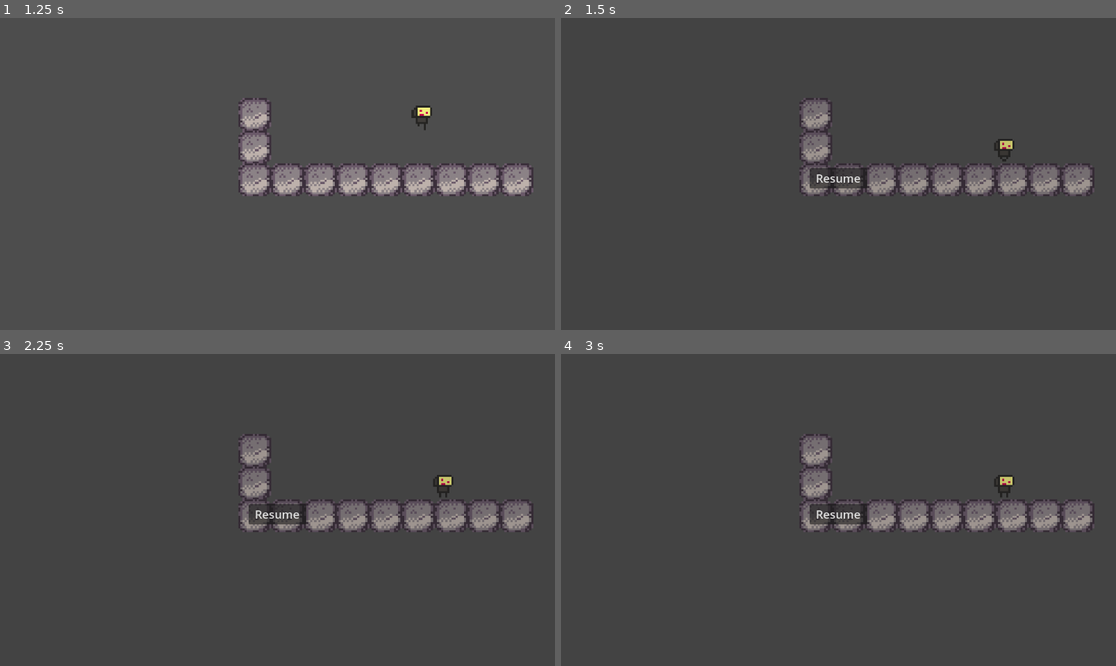
Above: before the commit, frames 1-4 (two rows, left to right).
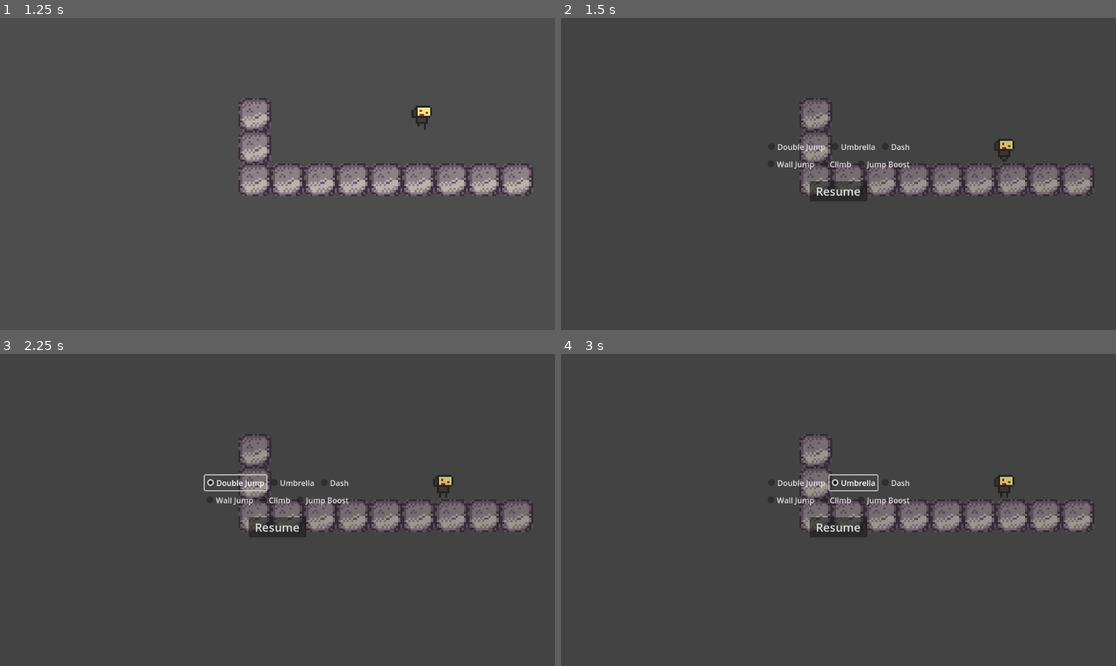
Above: after the commit, the same moments.

Repository: arcality/Built-to-Scale-GMTK-2024
Game: Godot game, scene res://scenes/main.tscn
Two runs of this game, one before a commit and one after it. Both use one fixed random seed, a clock stepped at 60 frames per second and the inputs below. The engine's default icon, where the game draws it, is replaced by a stand-in: a white triangle on a blue panel in a dark square.
Inputs (mouse positions are in pixels of both pictures, inside the frame that each line leads up to):
- Up to frame 1 (1.25 s): move the mouse to (399, 158) at 0.52 s; hold D (move_right) from 0.53 s (still down); click (399, 158) at 0.6 s; tap Space (jump) at 0.77 s
- Up to frame 2 (1.5 s): keep holding D (move_right); move the mouse to (727, 189) at 1.27 s; tap E (edit) at 1.35 s
- Up to frame 3 (2.25 s): tap Space (jump) at 1.52 s; click (166, 525) at 1.55 s; release D (move_right) at 2 s; click (233, 481) at 2 s, where only the run after the commit has a clickable "Double Jump"
- Up to frame 4 (3 s): click (855, 481) at 2.75 s, where only the run after the commit has a clickable "Umbrella"

Frame 1 is identical in both runs. In frame 2, 1.2% of the frame differs, in the area x 38-63%, y 40-59%; in frame 3, 1.3%, in the area x 36-63%, y 38-59%; in frame 4, 1.3%.

Commit message:
radio buttons in menu now working

Diff:
--- /dev/null
+++ b/resources/arm_selections.tres
@@ -0,0 +1,4 @@
+[gd_resource type="ButtonGroup" format=3 uid="uid://b5k7yc40xf133"]
+
+[resource]
+allow_unpress = true
--- /dev/null
+++ b/resources/jetpack_selections.tres
@@ -0,0 +1,3 @@
+[gd_resource type="ButtonGroup" format=3 uid="uid://c05tg0pux1ifa"]
+
+[resource]
--- /dev/null
+++ b/scenes/arm_selections.tscn
@@ -0,0 +1,37 @@
+[gd_scene load_steps=2 format=3 uid="uid://dsxfdrovrhr7m"]
+
+[ext_resource type="ButtonGroup" uid="uid://b5k7yc40xf133" path="res://resources/arm_selections.tres" id="1_aav1q"]
+
+[node name="arm_selections" type="Control"]
+layout_mode = 3
+anchors_preset = 15
+anchor_right = 1.0
+anchor_bottom = 1.0
+grow_horizontal = 2
+grow_vertical = 2
+
+[node name="HBoxContainer" type="HBoxContainer" parent="."]
+layout_mode = 1
+anchors_preset = 13
+anchor_left = 0.5
+anchor_right = 0.5
+anchor_bottom = 1.0
+offset_left = -152.0
+offset_right = 152.0
+grow_horizontal = 2
+grow_vertical = 2
+
+[node name="Wall Jump Button" type="CheckBox" parent="HBoxContainer"]
+layout_mode = 2
+button_group = ExtResource("1_aav1q")
+text = "Wall Jump"
+
+[node name="Climb Button" type="CheckBox" parent="HBoxContainer"]
+layout_mode = 2
+button_group = ExtResource("1_aav1q")
+text = "Climb"
+
+[node name="Jump Boost Button" type="CheckBox" parent="HBoxContainer"]
+layout_mode = 2
+button_group = ExtResource("1_aav1q")
+text = "Jump Boost"
--- a/scenes/edit_menu.tscn
+++ b/scenes/edit_menu.tscn
@@ -1,6 +1,8 @@
-[gd_scene load_steps=3 format=3 uid="uid://beebwu1e2xqof"]
+[gd_scene load_steps=5 format=3 uid="uid://beebwu1e2xqof"]
 
 [ext_resource type="Script" path="res://scripts/edit_menu.gd" id="1_nxwmh"]
+[ext_resource type="PackedScene" uid="uid://dsxfdrovrhr7m" path="res://scenes/arm_selections.tscn" id="2_dcaqd"]
+[ext_resource type="PackedScene" uid="uid://dtlvgdshhakg0" path="res://scenes/jetpack_selections.tscn" id="2_xk2jv"]
 
 [sub_resource type="CanvasTexture" id="CanvasTexture_gf118"]
 
@@ -50,7 +52,16 @@
 theme_override_constants/separation = 18
 alignment = 1
 
-[node name="Seperator2" type="Control" parent="MarginContainer/HBoxContainer/VBoxContainer"]
+[node name="jetpack_selections" parent="MarginContainer/HBoxContainer/VBoxContainer" instance=ExtResource("2_xk2jv")]
+layout_mode = 2
+
+[node name="Seperator5" type="Control" parent="MarginContainer/HBoxContainer/VBoxContainer"]
+layout_mode = 2
+
+[node name="arm_selections" parent="MarginContainer/HBoxContainer/VBoxContainer" instance=ExtResource("2_dcaqd")]
+layout_mode = 2
+
+[node name="Seperator4" type="Control" parent="MarginContainer/HBoxContainer/VBoxContainer"]
 layout_mode = 2
 
 [node name="Resume" type="Button" parent="MarginContainer/HBoxContainer/VBoxContainer"]
--- /dev/null
+++ b/scenes/jetpack_selections.tscn
@@ -0,0 +1,35 @@
+[gd_scene load_steps=2 format=3 uid="uid://dtlvgdshhakg0"]
+
+[ext_resource type="ButtonGroup" uid="uid://c05tg0pux1ifa" path="res://resources/jetpack_selections.tres" id="1_ohsls"]
+
+[node name="jetpack_selections" type="Control"]
+layout_mode = 3
+anchors_preset = 15
+anchor_right = 1.0
+anchor_bottom = 1.0
+grow_horizontal = 2
+grow_vertical = 2
+
+[node name="HBoxContainer" type="HBoxContainer" parent="."]
+layout_mode = 1
+anchors_preset = 13
+anchor_left = 0.5
+anchor_right = 0.5
+anchor_bottom = 1.0
+grow_horizontal = 2
+grow_vertical = 2
+
+[node name="Double Jump Button" type="CheckBox" parent="HBoxContainer"]
+layout_mode = 2
+button_group = ExtResource("1_ohsls")
+text = "Double Jump"
+
+[node name="Umbrella Button" type="CheckBox" parent="HBoxContainer"]
+layout_mode = 2
+button_group = ExtResource("1_ohsls")
+text = "Umbrella"
+
+[node name="Dash Button" type="CheckBox" parent="HBoxContainer"]
+layout_mode = 2
+button_group = ExtResource("1_ohsls")
+text = "Dash"
